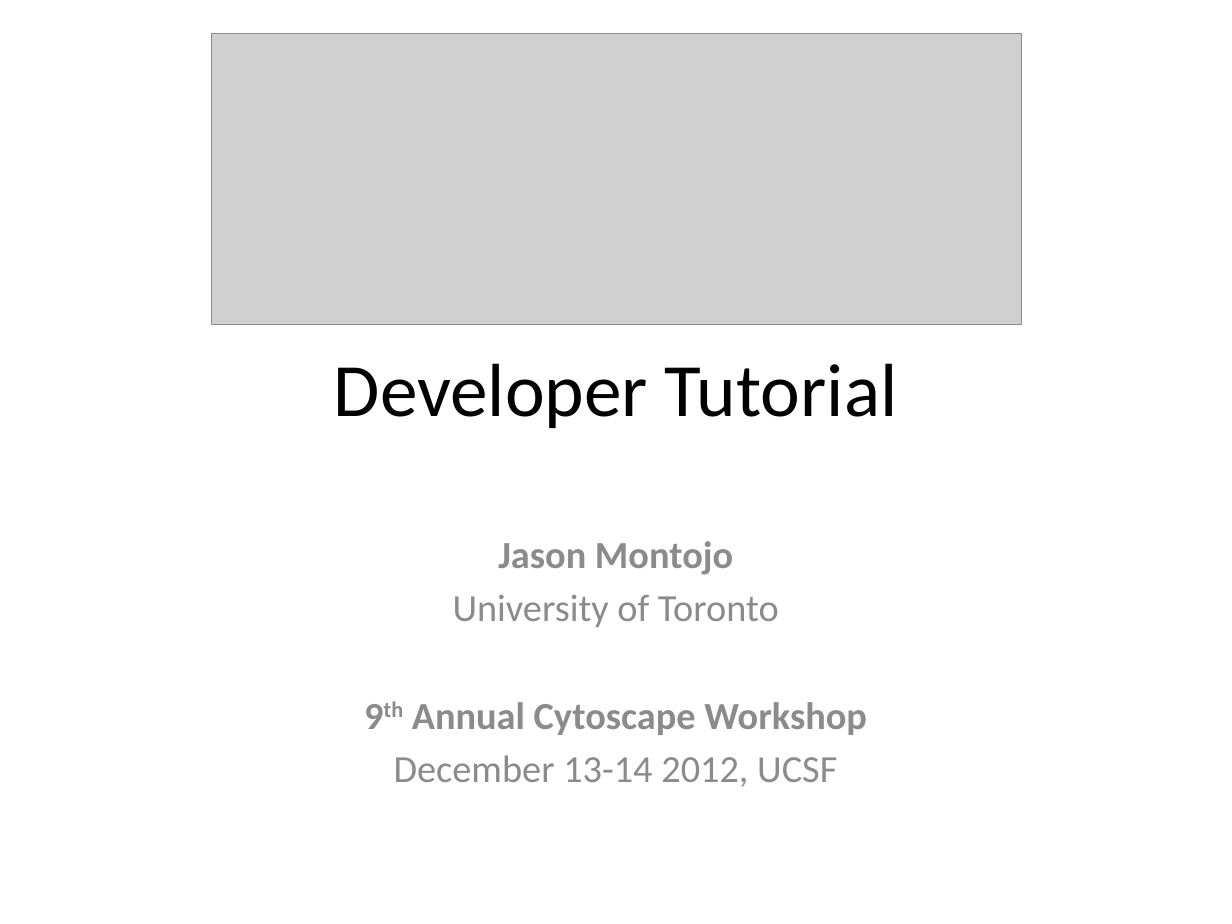
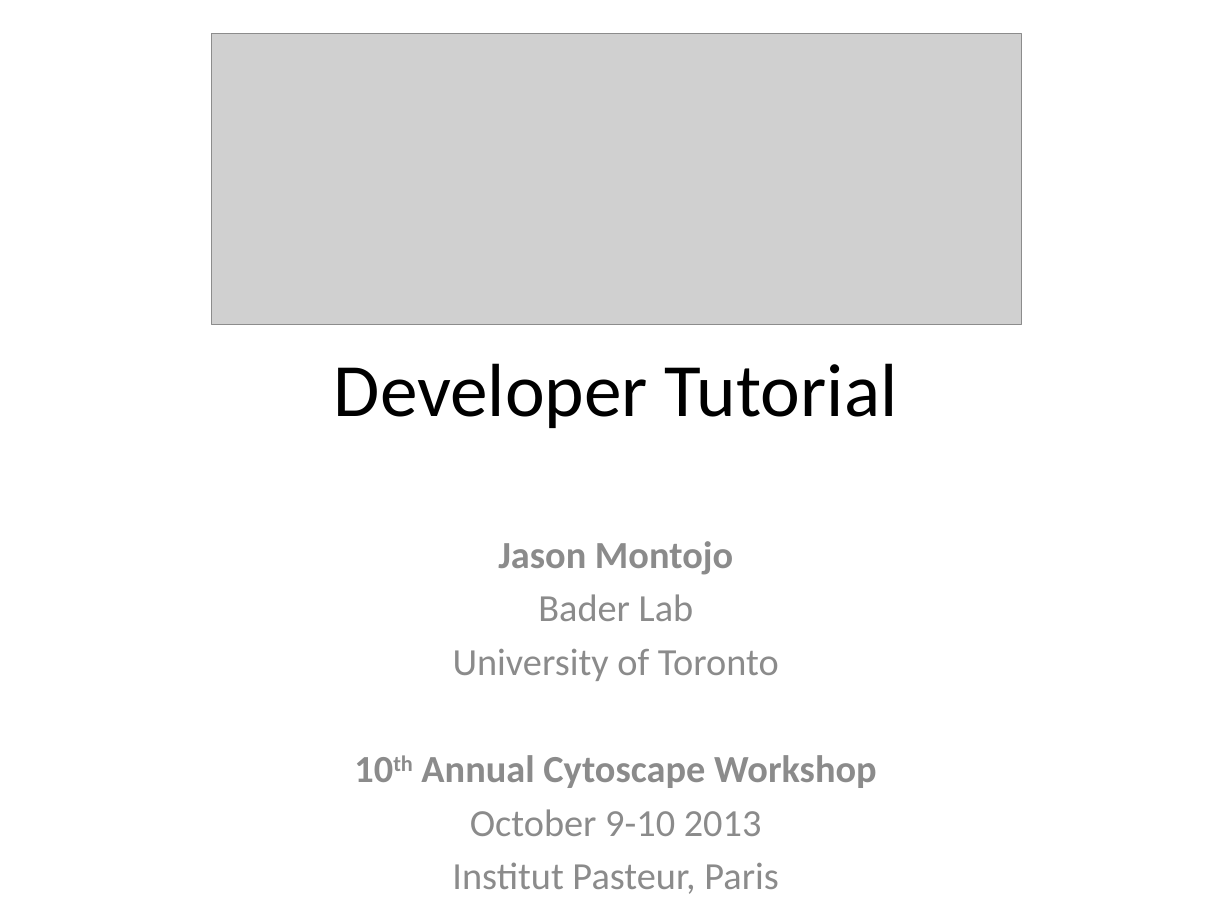
Before and after one commit to jrrmzz/cy3-dev-tutorial, a slide deck: slide 2 of slides.pptx (slide 1 before the commit). Drawn at 1232x924 pixels with LibreOffice and Linux fonts; fonts in the diff are those of the drawing; grey boxes stand for pictures. Boxes give left, top, right and bottom in pixels: in the first picture for what was removed or moved away, otherwise in the second. Text is boxed around its words. In the diff, an @@ line names an element or a change of style, - is before the commit and + after.

Commit message:
Updated tutorial materials for 2013 workshop/retreat

```diff
--- a/slides.pptx
+++ b/slides.pptx
@@ subtitle at bbox=[538, 594, 694, 621]: paragraph added @@
+Bader Lab
@@ subtitle at bbox=[421, 755, 877, 894]: text changed; bold off @@
-9th Annual Cytoscape Workshop
-December 13-14 2012, UCSF
+10th Annual Cytoscape Workshop
+October 9-10 2013
+Institut Pasteur, Paris
```
Also in this commit, not shown: 38 other slides changed, 6 slides added, 2 other files.
